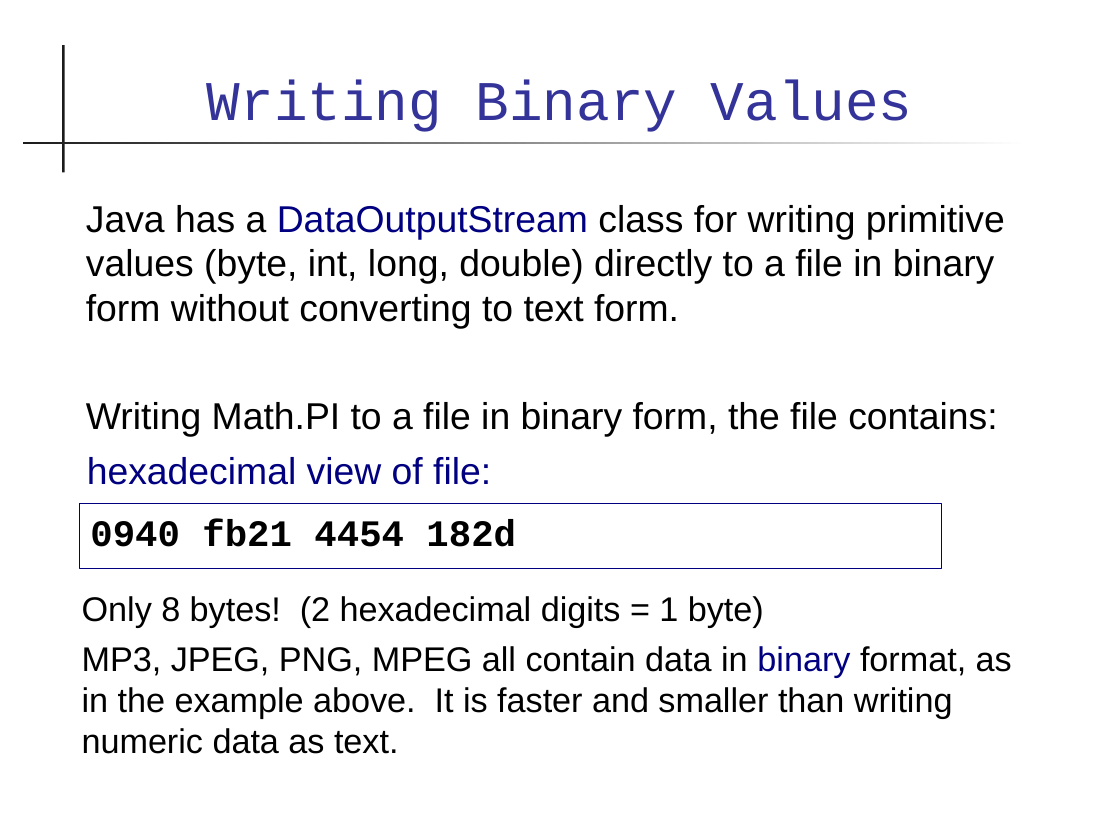
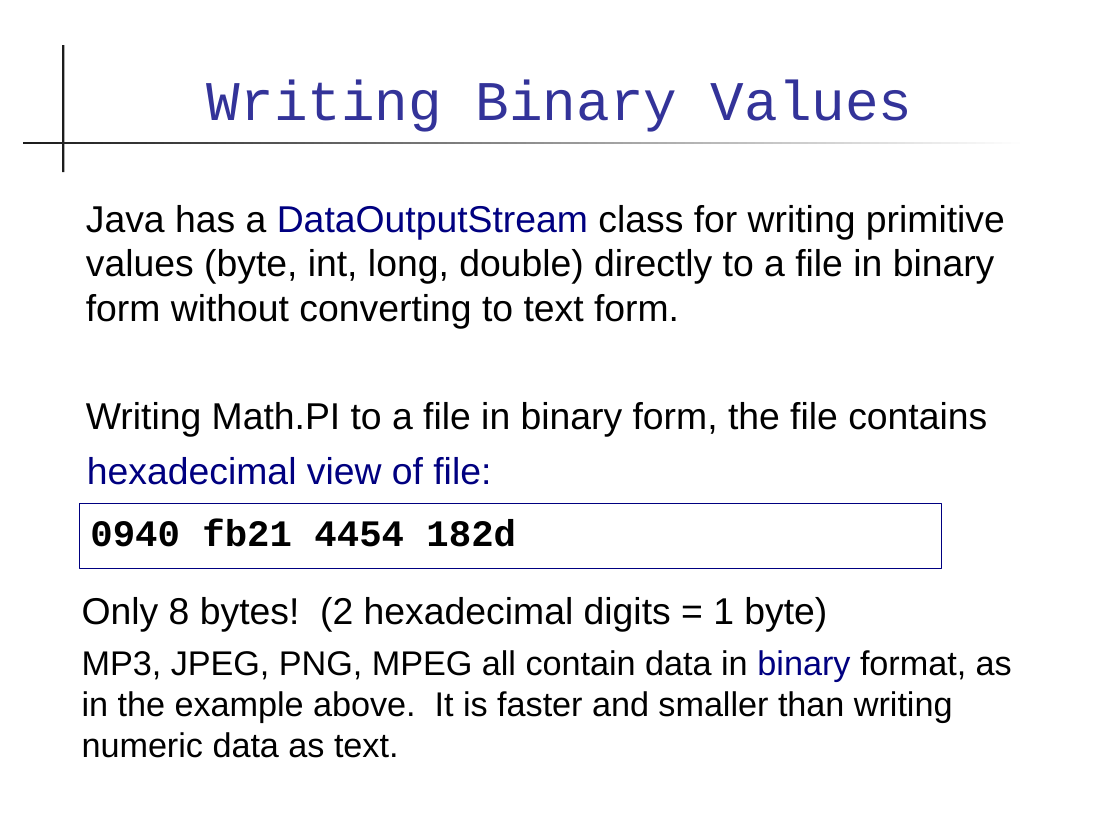
Before and after one commit to skeoop/skeoop.github.io, a slide deck: slide 9 of io/Input-Output.ppt. Drawn at 1120x840 pixels with LibreOffice and Linux fonts; fonts in the diff are those of the drawing. Boxes give left, top, right and bottom in pixels: in the first picture for what was removed or moved away, otherwise in the second. Text is boxed around its words. In the diff, an @@ line names an element or a change of style, - is before the commit and + after.

```diff
--- a/io/Input-Output.ppt
+++ b/io/Input-Output.ppt
@@ text at (x1=86, y1=402, x2=987, y2=437): text changed @@
-Writing Math.PI to a file in binary form, the file contains:
+Writing Math.PI to a file in binary form, the file contains
@@ text at (x1=82, y1=597, x2=827, y2=632): size 22 to 24 pt in "Only 8 bytes! (2 hexadecimal digits = ..." @@
```
Also in this commit, not shown: 15 other slides changed, 1 slide added, 1 other file.
